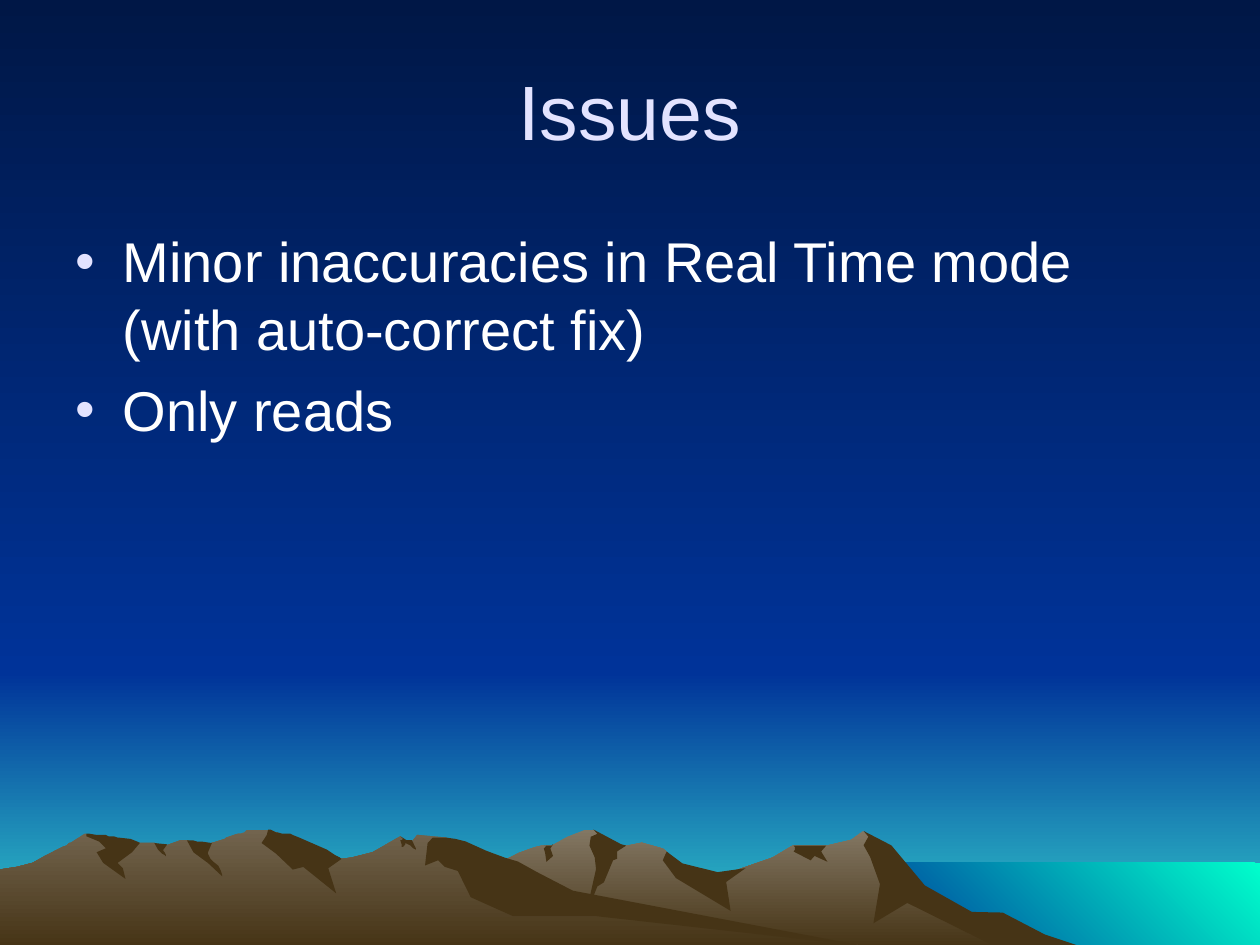
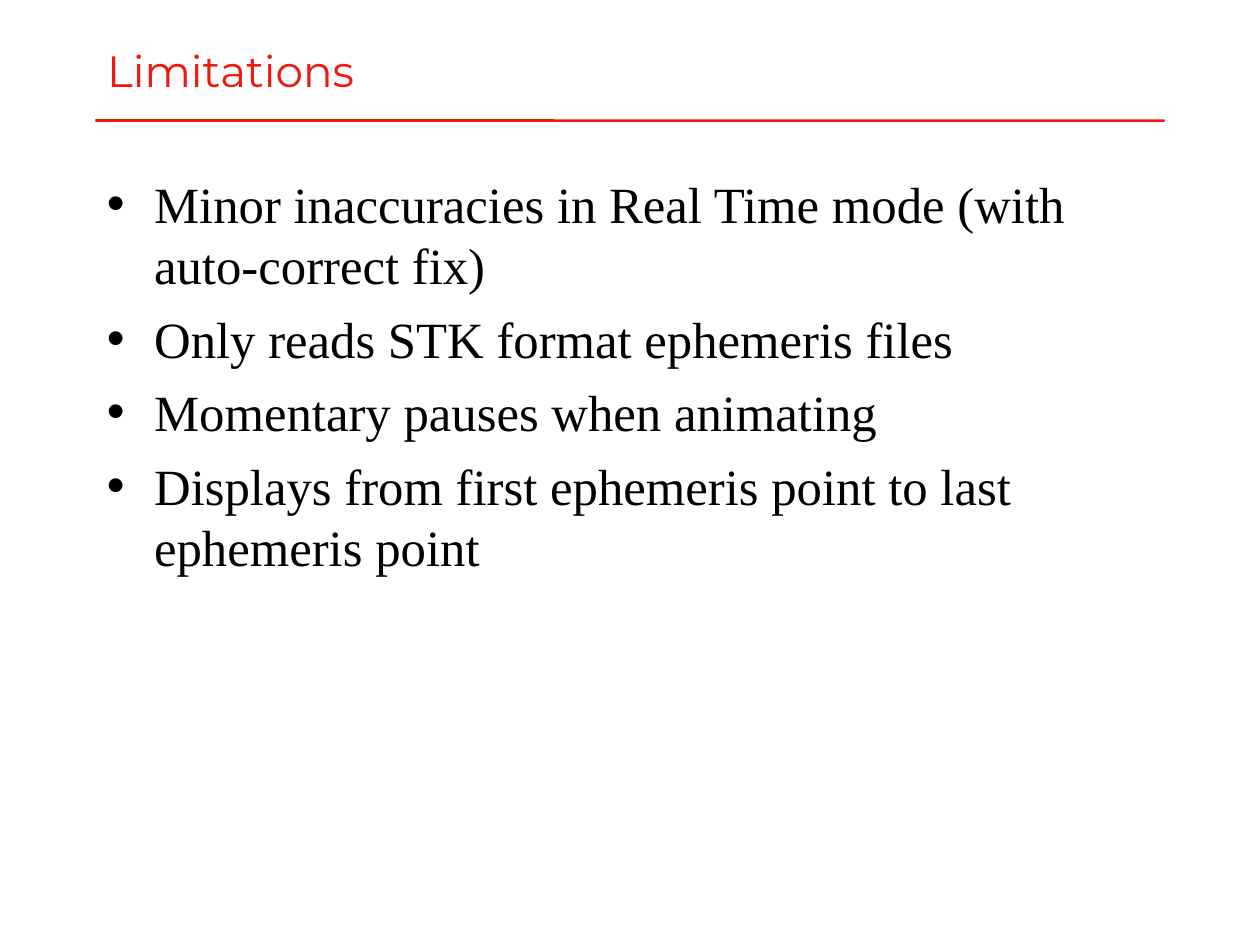
Before and after one commit to mdmzero0/WorldWind_Applet, a slide deck: slide 5 of Documentation/World Wind Visualization Project.ppt. Drawn at 1260x945 pixels with LibreOffice and Linux fonts; fonts in the diff are those of the drawing; background and template pictures are left out. Boxes give left, top, right and bottom in pixels: in the first picture for what was removed or moved away, otherwise in the second. Text is boxed around its words. In the diff, an @@ line names an element or a change of style, - is before the commit and + after.

```diff
--- a/Documentation/World Wind Visualization Project.ppt
+++ b/Documentation/World Wind Visualization Project.ppt
@@ background gradient #001746 to #003399 to picture (left out) @@
@@ freeform shape removed at (0, 0, 1260, 672) @@
@@ title added at (107, 54, 354, 88), 25 pt, text #F0170C @@
+Limitations
@@ title removed at (519, 87, 741, 141) @@
-Issues
@@ line added from (96, 121) to (1164, 121), #F0170C 1.5 pt @@
@@ text "Minor inaccuracies in Real Time ...": place and size @@
-text "Minor inaccuracies in Real Time ..." at (123, 241, 1072, 442)
+text "Minor inaccuracies in Real Time ..." at (154, 187, 1064, 576)
@@ text at (154, 187, 1064, 294): size 32 to 29 pt, font Arial to Times New Roman, text colour #FFFFFF to #000000 in "Minor inaccuracies in Real Time mode (with ..."; bullet colour #E3E3FF to #000000 @@
@@ text at (154, 322, 1010, 576): text changed; size 32 to 29 pt; font Arial to Times New Roman; text colour #FFFFFF to #000000 @@
-• Only reads
+• Only reads STK format ephemeris files
+• Momentary pauses when animating
+• Displays from first ephemeris point to last ephemeris point
@@ freeform shape removed at (0, 672, 1260, 945) @@
@@ group removed at (0, 829, 1081, 945): 7 freeform shapes @@
@@ group removed at (87, 830, 869, 945): 6 freeform shapes @@
@@ freeform shape removed at (861, 863, 1260, 945) @@
```
Also in this commit, not shown: 1 other slide changed, 10 slides added, 3 slides removed.
